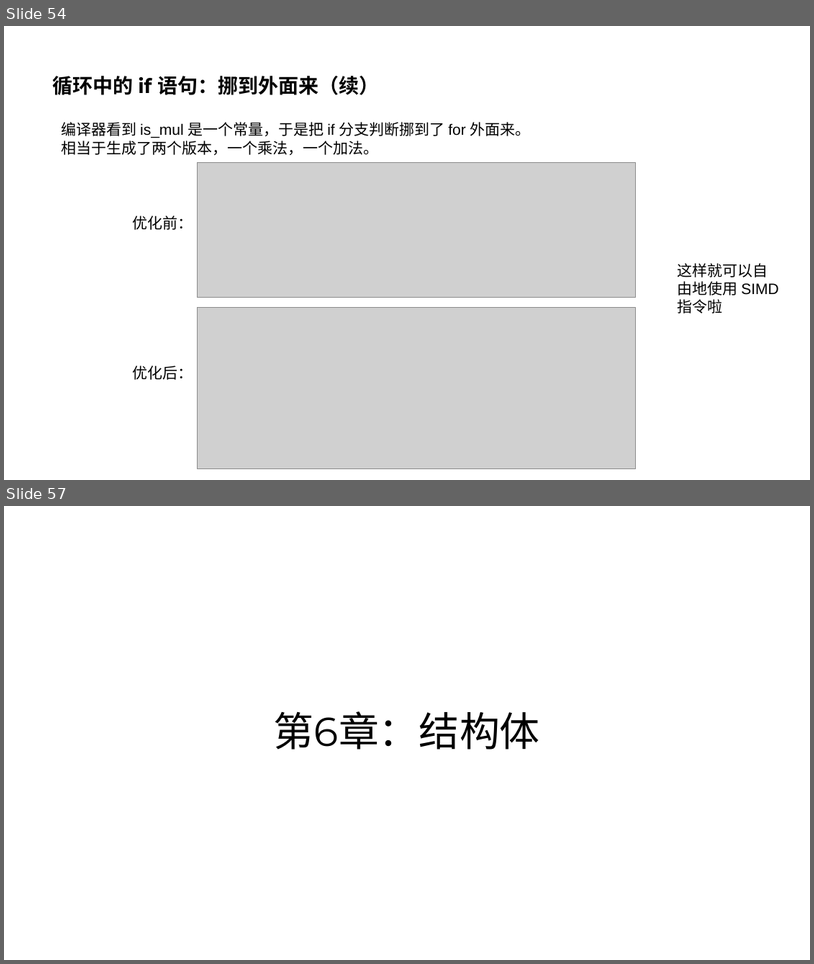
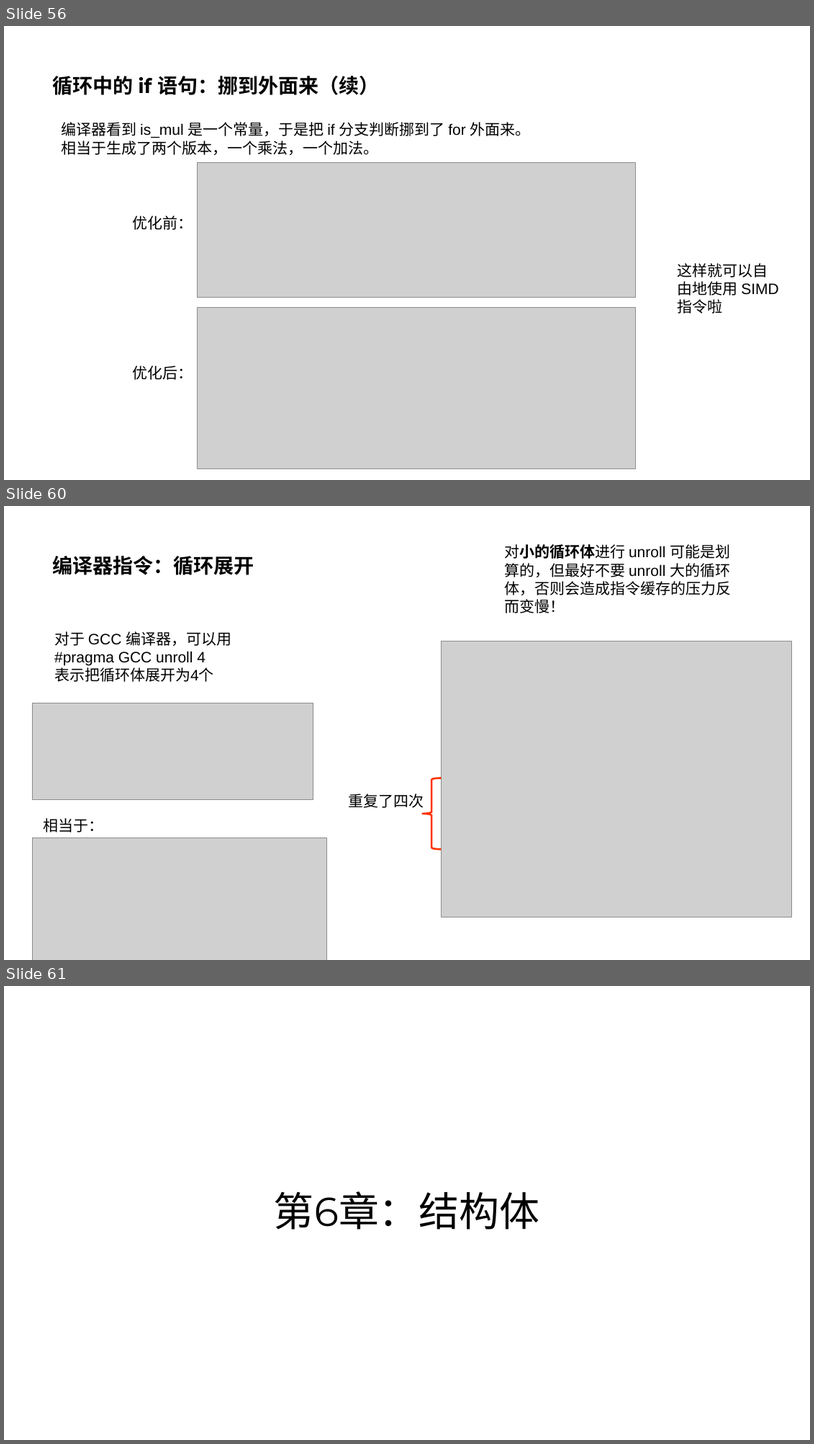
Before and after one commit to parallel101/course, a slide deck: 04/slides.pptx. Shown one above the other, each under a label of ours: slides 54 and 57 before the commit, slides 56, 60 and 61 after it; the slides between them are not shown. The pictures are 814x964 and 814x1444 pixels, drawn with LibreOffice and Linux fonts; fonts in the diff are those of the drawing; grey boxes stand for pictures. Boxes give left, top, right and bottom in pixels: in the first picture for what was removed or moved away, otherwise in the second. Text is boxed around its words. In the diff, an @@ line names an element or a change of style, - is before the commit and + after.

```diff
--- a/04/slides.pptx
+++ b/04/slides.pptx
@@ slide 60 added at bbox=[4, 506, 810, 960], background #FFFFFF @@
@@ text added at bbox=[504, 544, 731, 613], 18 pt, text #000000 @@
+对小的循环体进行 unroll 可能是划算的，但最好不要 unroll 大的循环体，否则会造成指令缓存的压力反而变慢！
@@ title added at bbox=[53, 556, 255, 575], 24 pt, text #000000, bold @@
+编译器指令：循环展开
@@ text added at bbox=[54, 631, 232, 682], 18 pt, text #000000 @@
+对于 GCC 编译器，可以用
+#pragma GCC unroll 4
+表示把循环体展开为4个
@@ picture added at bbox=[441, 641, 792, 917] @@
@@ picture added at bbox=[32, 703, 313, 799] @@
@@ left brace added at bbox=[422, 777, 441, 849], outline #FF3300 2.25 pt @@
@@ text added at bbox=[349, 793, 424, 808], 18 pt, text #000000 @@
+重复了四次
@@ text added at bbox=[44, 818, 104, 832], 18 pt, text #000000 @@
+相当于：
@@ picture added at bbox=[32, 837, 327, 960] @@
@@ what was slide 54 is now slide 56 @@
@@ what was slide 57 is now slide 61 @@
```
Also in this commit, not shown: 4 slides changed, 3 other slides added, 18 other files.
